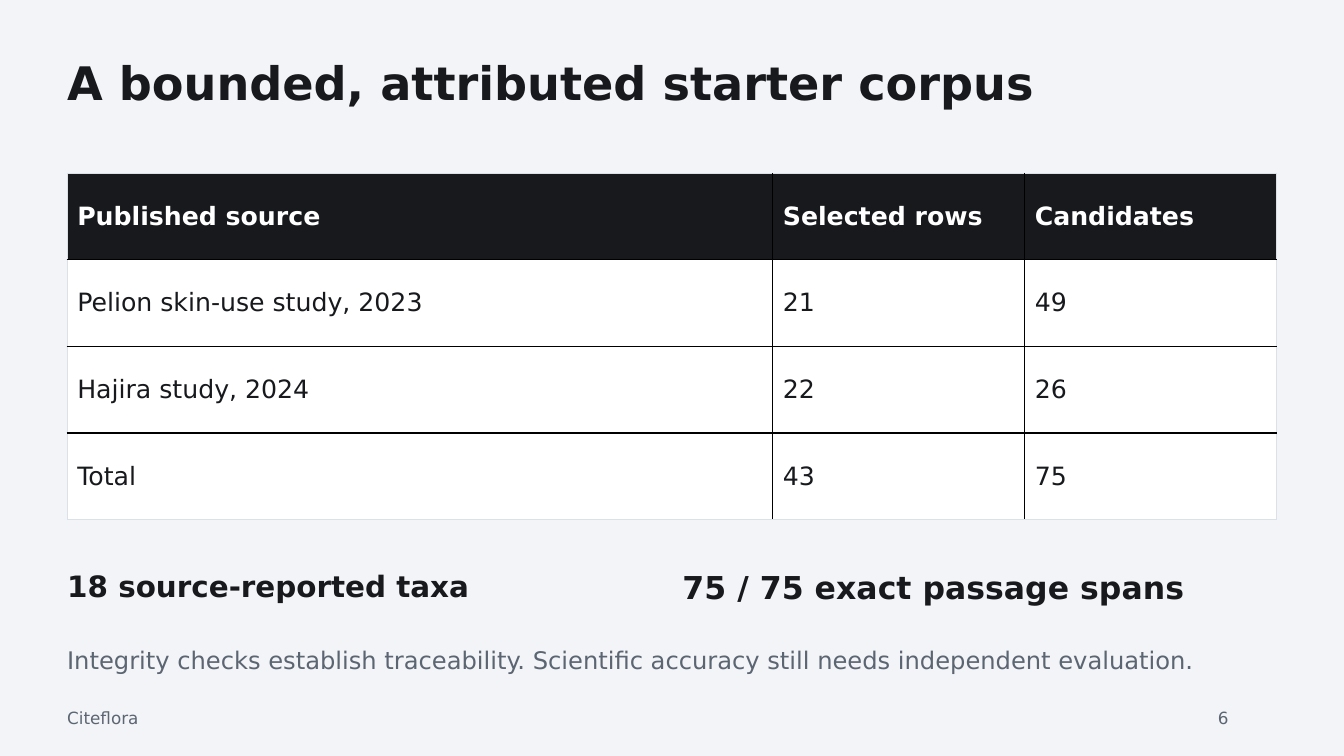
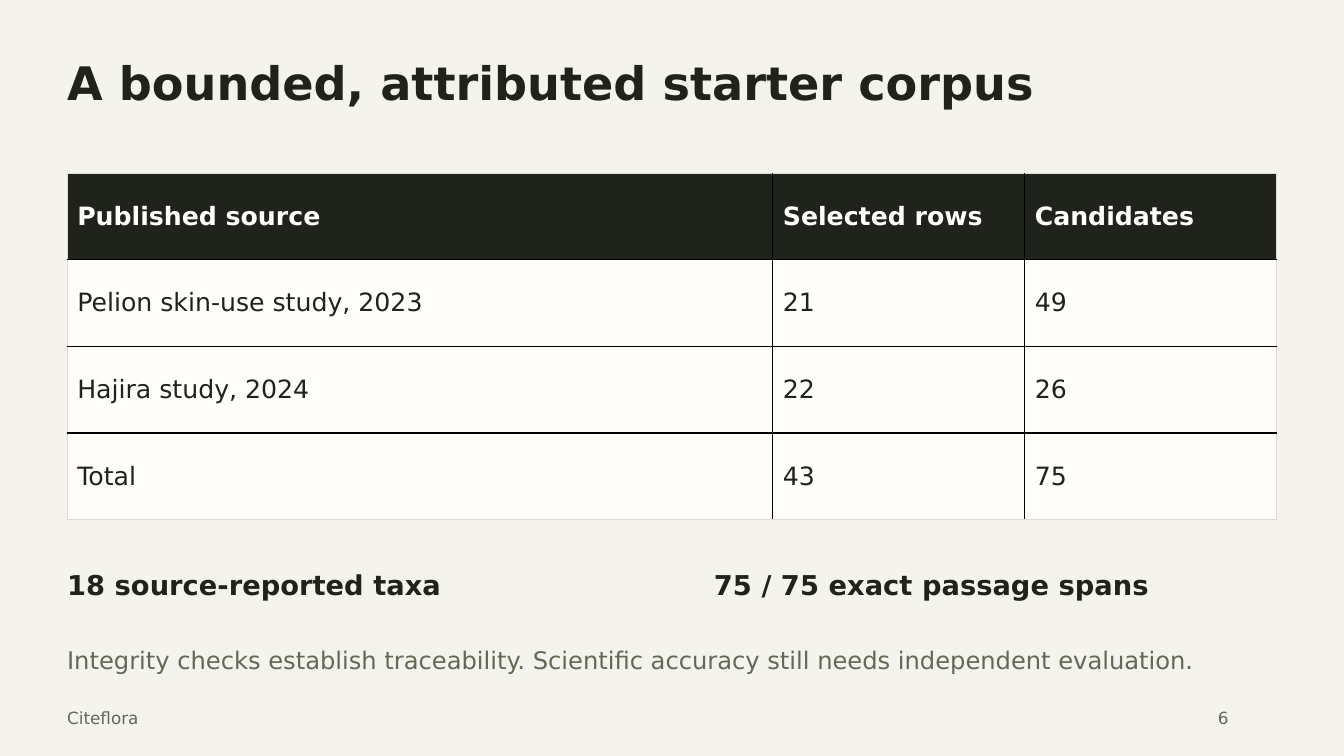
Before and after one commit to adeelfalaksher/citeflora, a slide deck: slide 6 of docs/pitch/Citeflora-Pitch.pptx. Drawn at 1344x756 pixels with LibreOffice and Linux fonts; fonts in the diff are those of the drawing. Boxes give left, top, right and bottom in pixels: in the first picture for what was removed or moved away, otherwise in the second. Text is boxed around its words. In the diff, an @@ line names an element or a change of style, - is before the commit and + after.

Commit message:
Publish verified guided workflow, refreshed pitch and cover, and stable dual-build checks

```diff
--- a/docs/pitch/Citeflora-Pitch.pptx
+++ b/docs/pitch/Citeflora-Pitch.pptx
@@ background #F2F4F7 to #F5F3ED @@
@@ table at [68, 173, 1277, 520] @@
@@ fill #17191D to #20221C in row 1 @@
@@ fill #FFFFFF to #FFFEFA in 9 cells @@
@@ text colour #FFFFFF to #FFFEFA in "Published source", "Selected rows", "Candidates" @@
@@ text colour #17191D to #20221C in "Pelion skin-use study, 2023", "21", "49", "Hajira study, 2024" and 5 more places @@
@@ borders changed @@
@@ text "18 source-reported taxa" at [67, 574, 441, 601]: size 21 to 19.5 pt, text colour #17191D to #20221C @@
@@ text "75 / 75 exact passage ...": place and size @@
-text "75 / 75 exact passage ..." at [682, 576, 1184, 606]
+text "75 / 75 exact passage ..." at [714, 575, 1149, 601]
@@ text "75 / 75 exact passage ..." at [714, 575, 1149, 601]: size 22.5 to 19.5 pt, text colour #17191D to #20221C @@
@@ text colour #5C6572 to #626955 in 3 elements at [67, 711, 138, 724], [1218, 711, 1229, 724], [67, 650, 1193, 674] @@
```
Also in this commit, not shown: 7 other slides changed, 13 other files.
